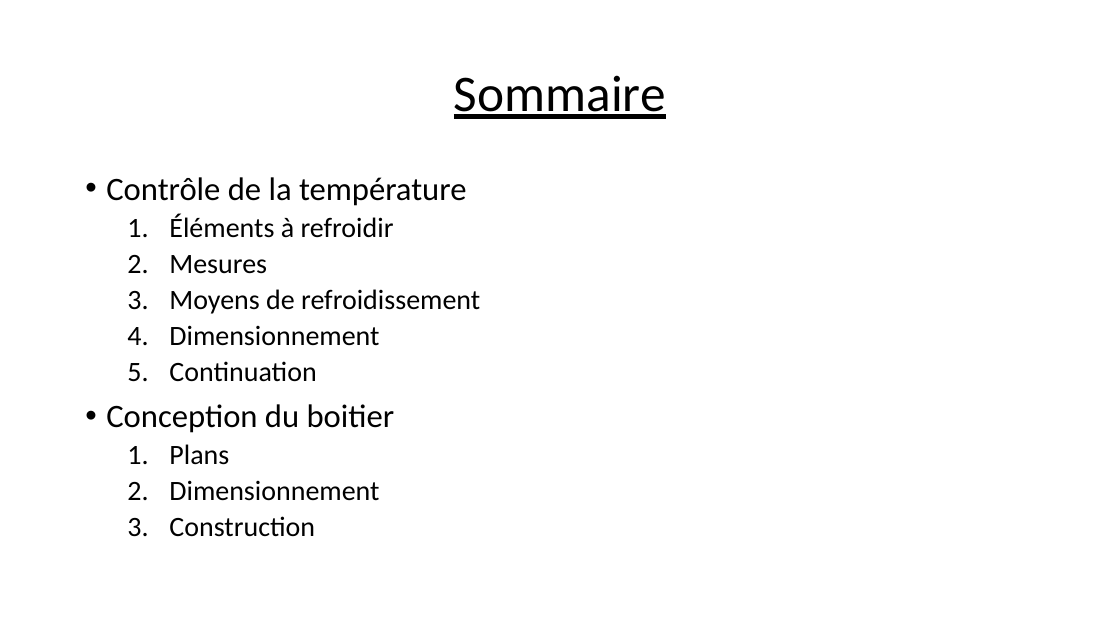
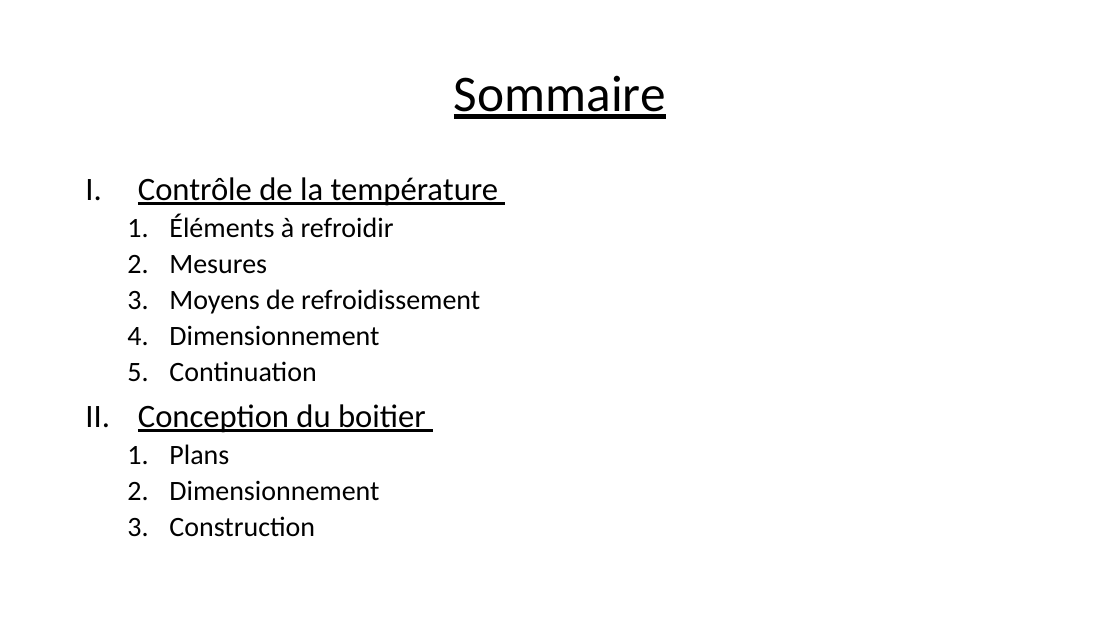
Before and after one commit to ZeromusSoftware/RPi3500, a slide deck: slide 2 of heat_control/Presentation_TIPE.pptx. Drawn at 1120x630 pixels with LibreOffice and Linux fonts; fonts in the diff are those of the drawing. Boxes give left, top, right and bottom in pixels: in the first picture for what was removed or moved away, otherwise in the second. Text is boxed around its words. In the diff, an @@ line names an element or a change of style, - is before the commit and + after.

```diff
--- a/heat_control/Presentation_TIPE.pptx
+++ b/heat_control/Presentation_TIPE.pptx
@@ text at [138,177,499,433]: underline on in "Contrôle de la température", "Conception du boitier"; bullet • to I. @@
```
Also in this commit, not shown: 1 other slide changed, 4 slides added, 1 slide removed.
